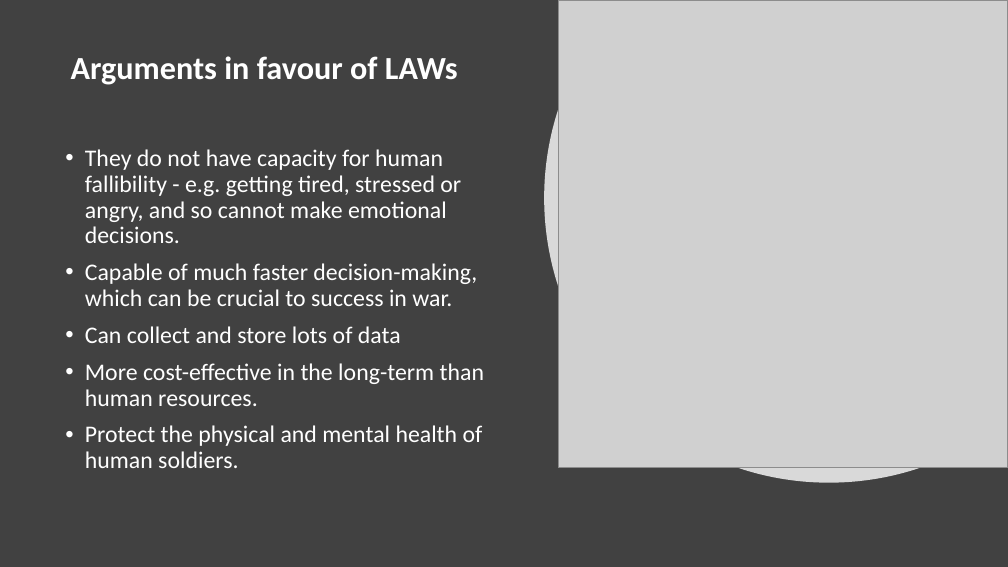
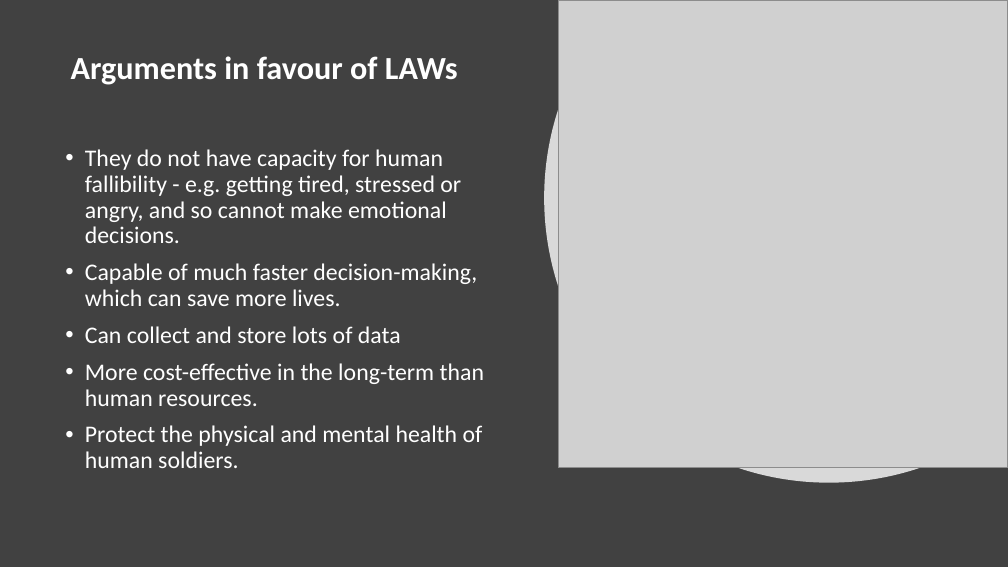
Before and after one commit to hgw2/codeclan_homework_HarryW, a slide deck: slide 5 of week_03/ethics_project/warfare_ethics_project.pptx. Drawn at 1008x567 pixels with LibreOffice and Linux fonts; fonts in the diff are those of the drawing; grey boxes stand for pictures. Boxes give left, top, right and bottom in pixels: in the first picture for what was removed or moved away, otherwise in the second. Text is boxed around its words. In the diff, an @@ line names an element or a change of style, - is before the commit and + after.

```diff
--- a/week_03/ethics_project/warfare_ethics_project.pptx
+++ b/week_03/ethics_project/warfare_ethics_project.pptx
@@ text at [85,263,477,306]: text changed @@
-• Capable of much faster decision-making, which can be crucial to success in war.
+• Capable of much faster decision-making, which can save more lives.
```
Also in this commit, not shown: 1 other slide changed, 1 other file.
